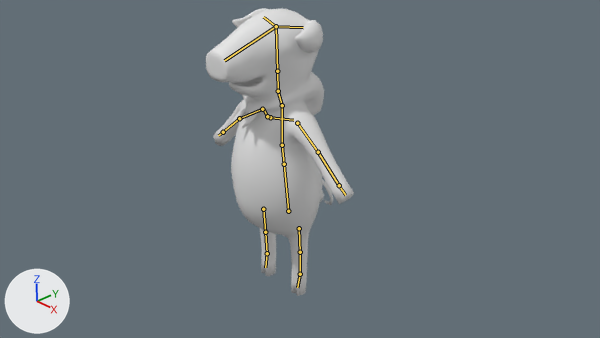
The Blender file Assets/3DModels/Rigged Models/PigGreen/PigGreenRigged.blend, before and after one commit.
Rendered twice from the file's camera 'Camera'. Lighting does not change. The marker at lower left points along +X, +Y and +Z. The bones that bend it are drawn over the model as lines.

Names of what the first picture shows: 'Chanchito Verde'.
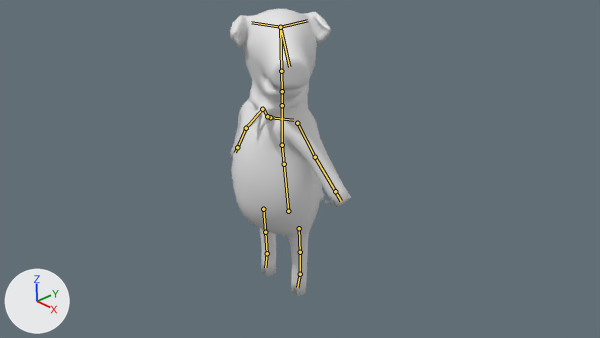
The newer file adds an action. The first version stands in its rest pose; the second is drawn at frame 10 of the action 'Negar'.

Changed parts and their boxes (x1, y1, x2, y2) in the pictures (600 x 338 px):
'Chanchito Verde', posed (18% narrower)
    before: (206, 8, 354, 296)
    after: (230, 9, 351, 296)
bone 'neck', root to tip
    before: (282, 105) to (278, 91)
    after: (282, 105) to (282, 91)
bone 'upper_arm.L', root to tip
    before: (297, 123) to (318, 152)
    after: (297, 123) to (315, 157)
bone 'upper_arm.R', root to tip
    before: (262, 109) to (239, 118)
    after: (262, 109) to (246, 128)

Edits to the bpy script that builds the scene:
```text
Change bone_neck:
    where bone_neck = bpy.data.objects['metarig'].pose.bones['neck']  # child of 'chest'
    bone_neck.rotation_quaternion: (1.0, 0.0, 0.0, 0.0) -> (0.886, 0.0, 0.445, -0.13)  # degrees (0, 0, 0) -> degrees (-11, 52, -22)
Change bone_upper_arm_l:
    where bone_upper_arm_l = bpy.data.objects['metarig'].pose.bones['upper_arm.L']  # child of 'shoulder.L'
    bone_upper_arm_l.rotation_quaternion: (1.0, 0.0, 0.0, 0.0) -> (0.959, 0.017, 0.245, -0.117)  # degrees (0, 0, 0) -> degrees (-2, 29, -14)
Change bone_upper_arm_r:
    where bone_upper_arm_r = bpy.data.objects['metarig'].pose.bones['upper_arm.R']  # child of 'shoulder.R'
    bone_upper_arm_r.rotation_quaternion: (1.0, 0.0, 0.0, 0.0) -> (0.967, 0.0, -0.181, 0.161)  # degrees (0, 0, 0) -> degrees (-4, -21, 20)
```
